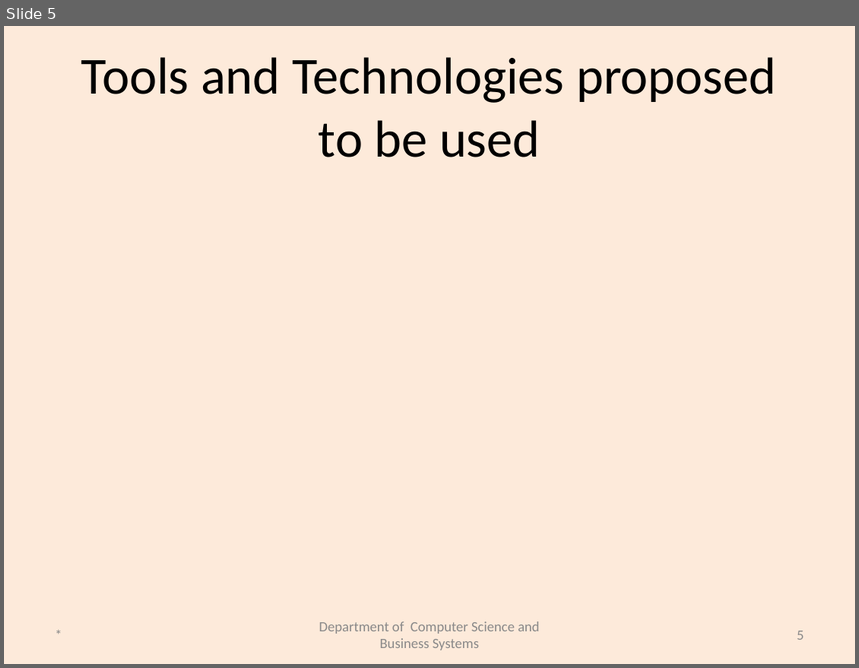
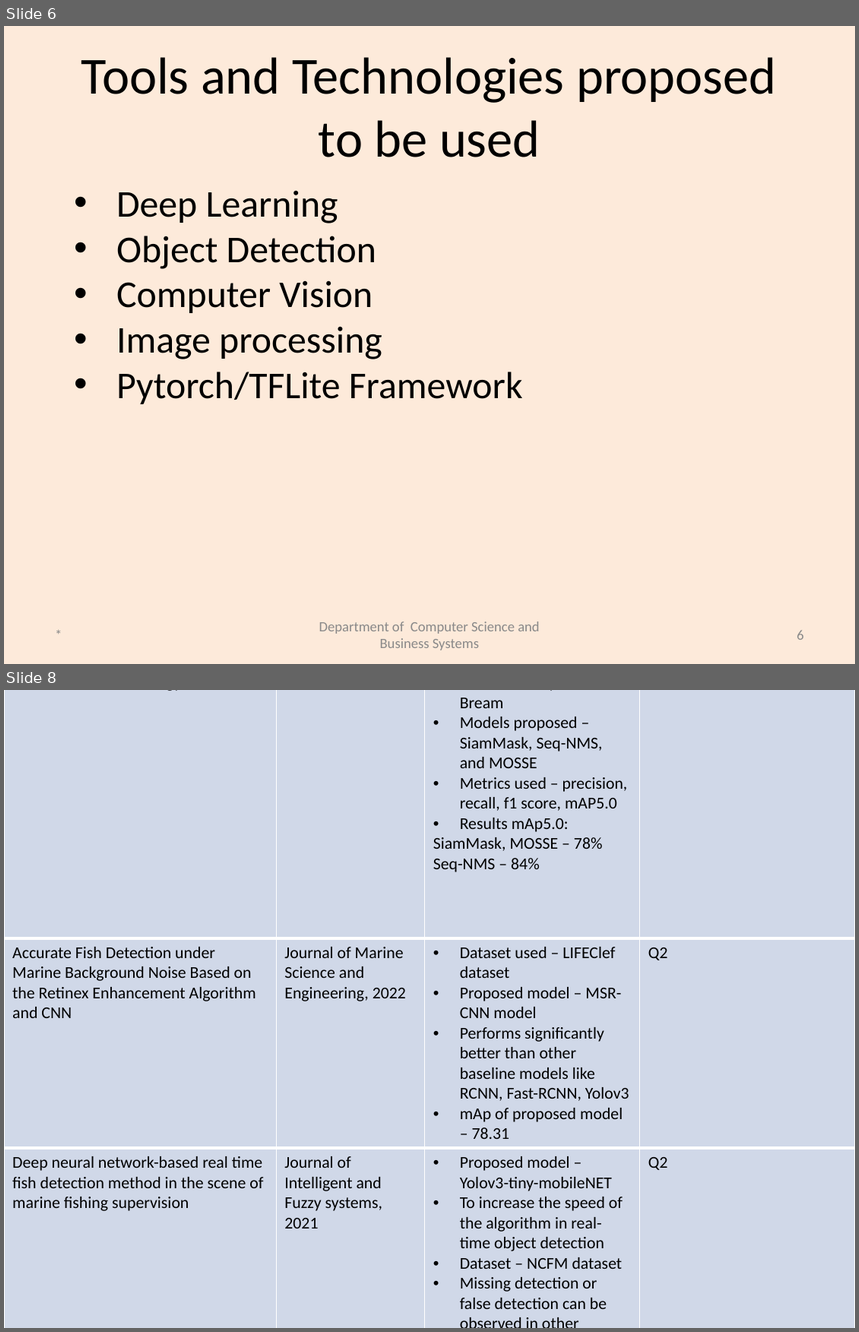
Before and after one commit to aathanush/MiniProject, a slide deck: Review_Template.pptx. Shown one above the other, each under a label of ours: slide 5 before the commit, slides 6 and 8 after it; the slides between them are not shown. The pictures are 859x668 and 859x1332 pixels, drawn with LibreOffice and Linux fonts; fonts in the diff are those of the drawing. Boxes give left, top, right and bottom in pixels: in the first picture for what was removed or moved away, otherwise in the second. Text is boxed around its words. In the diff, an @@ line names an element or a change of style, - is before the commit and + after.

```diff
--- a/Review_Template.pptx
+++ b/Review_Template.pptx
@@ slide 8 added at [4, 690, 855, 1328], background #FDEADA @@
@@ table added at [4, 690, 855, 1328], 3 rows, 4 columns @@
+Automatic fish detection and tracking of movement for ecology | Ecology and Evolution, 2021 | Used for tracking the behaviour of yellowfin Bream / Models proposed – SiamMask, Seq-NMS, and MOSSE / Metrics used – precision, recall, f1 score, mAP5.0 / Results mAp5.0: / SiamMask, MOSSE – 78% / Seq-NMS – 84% | Q1
+Accurate Fish Detection under Marine Background Noise Based on the Retinex Enhancement Algorithm and CNN | Journal of Marine Science and Engineering, 2022 | Dataset used – LIFEClef dataset / Proposed model – MSR-CNN model / Performs significantly better than other baseline models like RCNN, Fast-RCNN, Yolov3 / mAp of proposed model – 78.31 | Q2
+Deep neural network-based real time fish detection method in the scene of marine fishing supervision | Journal of Intelligent and Fuzzy systems, 2021 | Proposed model – Yolov3-tiny-mobileNET / To increase the speed of the algorithm in real-time object detection / Dataset – NCFM dataset / Missing detection or false detection can be observed in other computationally efficient yolov3 models | Q2
@@ what was slide 5 is now slide 6 @@
@@ slide 6 changed as well @@
@@ text added at [116, 190, 523, 404], 32 pt, text #000000 @@
+• Deep Learning
+• Object Detection
+• Computer Vision
+• Image processing
+• Pytorch/TFLite Framework
@@ page number at [797, 630, 804, 640]: text changed @@
-5
+6
```
Also in this commit, not shown: 7 other slides changed, 1 other slide added, 5 other files.
